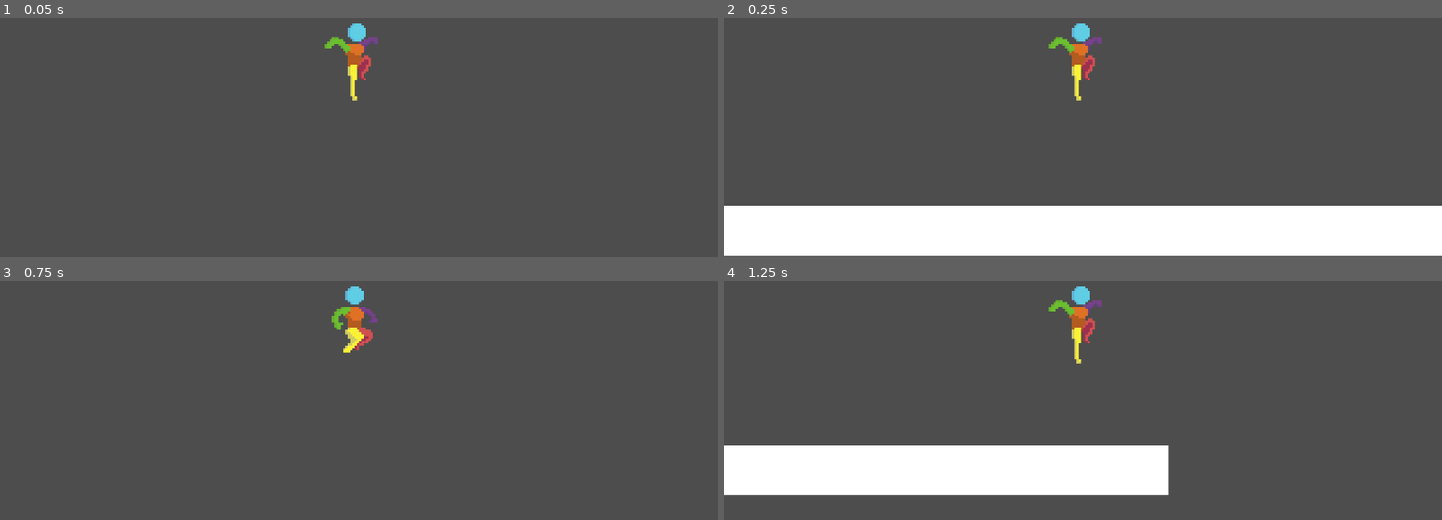
Above: before the commit, frames 1-4 (two rows, left to right).
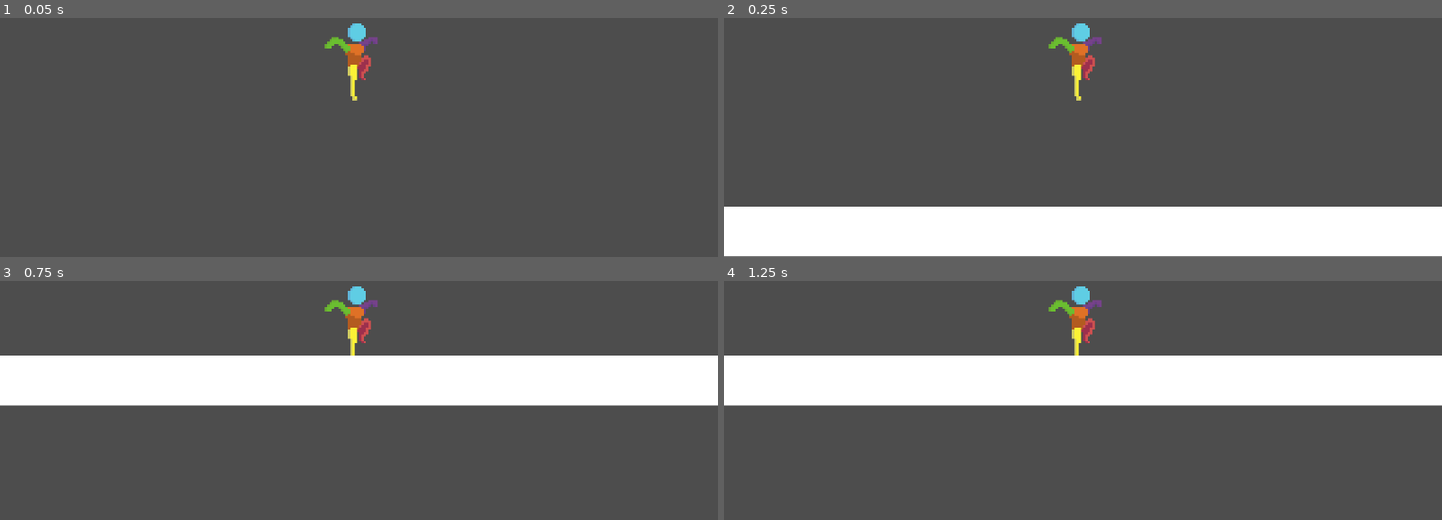
Above: after the commit, the same moments.

Repository: DseaKu/sky-miner
Game: Godot game, scene res://levels/world.tscn
Same seed, same stepped clock (60 frames per second), same inputs: the game is played once before the commit and once after it.
Inputs:
- Up to frame 1 (0.05 s): no input
- Up to frame 2 (0.25 s): no input
- Up to frame 3 (0.75 s): tap Enter (ui_accept) at 0.5, 0.6 s; hold Right (right) from 0.53 s (still down)
- Up to frame 4 (1.25 s): keep holding Right (right); tap Enter (ui_accept) at 0.77, 1.07 s

Frame 1 is identical in both runs. In frame 2, 1.1% of the frame differs, in the area x 0-100%, y 78-100%; in frame 3, 22%; in frame 4, 34%, in the area x 0-100%, y 31-90%.

Commit message:
add states

Diff:
--- a/entities/player/character_body_2d.gd
+++ b/entities/player/character_body_2d.gd
@@ -7,38 +7,6 @@
 @onready var sprite = $Sprite2D
 @onready var state_machine = $StateMachine
 
-func _physics_process(delta: float) -> void:
-	# Add the gravity.
-	if not is_on_floor():
-		velocity += get_gravity() * delta
-
-	# Handle jump.
-	if Input.is_action_just_pressed("ui_accept") and is_on_floor():
-		velocity.y = JUMP_VELOCITY
-
-	# Get the input direction and handle the movement/deceleration.
-	var direction := Input.get_axis("left", "right")
-	if direction:
-		velocity.x = direction * SPEED
-	else:
-		velocity.x = move_toward(velocity.x, 0, SPEED)
-
-	# --- Mirror Sprite ---
-	if direction >0:
-		sprite.flip_h = false
-	elif direction < 0:
-		sprite.flip_h = true
-
-	# --- Animation Handling ---
-	if is_on_floor():
-		if direction == 0:
-			animation_player.play("idle")
-		else:
-			animation_player.play("run")
-	else:
-		if velocity.y < 0:
-			animation_player.play("jump")
-		else:
-			animation_player.play("fall")
-
-	move_and_slide()
+func _physics_process(_delta: float) -> void:
+	# All physics and animations are now handled by the StateMachine's child states.
+	pass
--- a/entities/player/player.tscn
+++ b/entities/player/player.tscn
@@ -1,9 +1,15 @@
-[gd_scene load_steps=12 format=3 uid="uid://dq8hrsp5t7qm1"]
+[gd_scene load_steps=19 format=3 uid="uid://dq8hrsp5t7qm1"]
 
 [ext_resource type="Script" uid="uid://byedp8rmuicjy" path="res://entities/player/character_body_2d.gd" id="1_abrql"]
 [ext_resource type="Texture2D" uid="uid://ceafx430ccaf1" path="res://entities/player/assets/player jump 48x48.png" id="2_bls4j"]
 [ext_resource type="Texture2D" uid="uid://bq3hrll2uf7qr" path="res://entities/player/assets/player idle 48x48.png" id="2_sglur"]
 [ext_resource type="Texture2D" uid="uid://8v31mou5isyv" path="res://entities/player/assets/player run 48x48.png" id="3_bls4j"]
+[ext_resource type="Script" uid="uid://yrkc51mm3cw0" path="res://scripts/state_machine.gd" id="4_state_machine"]
+[ext_resource type="Script" uid="uid://vq1wcuwuojah" path="res://entities/player/states/idle.gd" id="5_idle"]
+[ext_resource type="Texture2D" uid="uid://cvl3qdtl166l3" path="res://entities/player/assets/player land 48x48.png" id="5_wvtmh"]
+[ext_resource type="Script" uid="uid://bl0flyjumqb3j" path="res://entities/player/states/run.gd" id="6_run"]
+[ext_resource type="Script" uid="uid://bhs27tow2mn" path="res://entities/player/states/jump.gd" id="7_jump"]
+[ext_resource type="Script" uid="uid://chc2nax0irm0a" path="res://entities/player/states/fall.gd" id="8_fall"]
 
 [sub_resource type="CapsuleShape2D" id="CapsuleShape2D_sfv1e"]
 height = 26.0
@@ -45,6 +51,46 @@
 "transitions": PackedFloat32Array(1),
 "update": 1,
 "values": [0]
+}
+
+[sub_resource type="Animation" id="Animation_qiwj3"]
+resource_name = "fall"
+length = 0.2
+tracks/0/type = "value"
+tracks/0/imported = false
+tracks/0/enabled = true
+tracks/0/path = NodePath("Sprite2D:texture")
+tracks/0/interp = 1
+tracks/0/loop_wrap = true
+tracks/0/keys = {
+"times": PackedFloat32Array(0),
+"transitions": PackedFloat32Array(1),
+"update": 1,
+"values": [ExtResource("2_bls4j")]
+}
+tracks/1/type = "value"
+tracks/1/imported = false
+tracks/1/enabled = true
+tracks/1/path = NodePath("Sprite2D:hframes")
+tracks/1/interp = 1
+tracks/1/loop_wrap = true
+tracks/1/keys = {
+"times": PackedFloat32Array(0),
+"transitions": PackedFloat32Array(1),
+"update": 1,
+"values": [6]
+}
+tracks/2/type = "value"
+tracks/2/imported = false
+tracks/2/enabled = true
+tracks/2/path = NodePath("Sprite2D:frame")
+tracks/2/interp = 1
+tracks/2/loop_wrap = true
+tracks/2/keys = {
+"times": PackedFloat32Array(0),
+"transitions": PackedFloat32Array(1),
+"update": 1,
+"values": [5]
 }
 
 [sub_resource type="Animation" id="Animation_abrql"]
@@ -91,7 +137,6 @@
 [sub_resource type="Animation" id="Animation_fkugw"]
 resource_name = "jump"
 length = 0.4
-loop_mode = 1
 tracks/0/type = "value"
 tracks/0/imported = false
 tracks/0/enabled = true
@@ -111,7 +156,7 @@
 tracks/1/interp = 1
 tracks/1/loop_wrap = true
 tracks/1/keys = {
-"times": PackedFloat32Array(0, 0.1, 0.2, 0.3),
+"times": PackedFloat32Array(-0.06666667, 0.1, 0.2, 0.3),
 "transitions": PackedFloat32Array(1, 1, 1, 1),
 "update": 1,
 "values": [0, 1, 2, 3]
@@ -170,9 +215,9 @@
 "values": [0, 1, 2, 3, 4, 5, 6]
 }
 
-[sub_resource type="Animation" id="Animation_qiwj3"]
-resource_name = "fall"
-length = 0.2
+[sub_resource type="Animation" id="Animation_7thud"]
+resource_name = "land"
+length = 0.8
 tracks/0/type = "value"
 tracks/0/imported = false
 tracks/0/enabled = true
@@ -183,7 +228,7 @@
 "times": PackedFloat32Array(0),
 "transitions": PackedFloat32Array(1),
 "update": 1,
-"values": [ExtResource("2_bls4j")]
+"values": [ExtResource("5_wvtmh")]
 }
 tracks/1/type = "value"
 tracks/1/imported = false
@@ -195,7 +240,7 @@
 "times": PackedFloat32Array(0),
 "transitions": PackedFloat32Array(1),
 "update": 1,
-"values": [6]
+"values": [9]
 }
 tracks/2/type = "value"
 tracks/2/imported = false
@@ -204,10 +249,10 @@
 tracks/2/interp = 1
 tracks/2/loop_wrap = true
 tracks/2/keys = {
-"times": PackedFloat32Array(0),
-"transitions": PackedFloat32Array(1),
-"update": 1,
-"values": [5]
+"times": PackedFloat32Array(0, 0.13333334, 0.23333335, 0.33333337, 0.43333334, 0.53333336, 0.6333334, 0.73333335),
+"transitions": PackedFloat32Array(1, 1, 1, 1, 1, 1, 1, 1),
+"update": 1,
+"values": [0, 1, 2, 3, 4, 5, 6, 7]
 }
 
 [sub_resource type="AnimationLibrary" id="AnimationLibrary_bls4j"]
@@ -216,6 +261,7 @@
 &"fall": SubResource("Animation_qiwj3"),
 &"idle": SubResource("Animation_abrql"),
 &"jump": SubResource("Animation_fkugw"),
+&"land": SubResource("Animation_7thud"),
 &"run": SubResource("Animation_bls4j")
 }
 
@@ -241,3 +287,19 @@
 
 [node name="Camera2D" type="Camera2D" parent="CharacterBody2D"]
 zoom = Vector2(4, 4)
+
+[node name="StateMachine" type="Node" parent="CharacterBody2D" node_paths=PackedStringArray("initial_state")]
+script = ExtResource("4_state_machine")
+initial_state = NodePath("Idle")
+
+[node name="Idle" type="Node" parent="CharacterBody2D/StateMachine"]
+script = ExtResource("5_idle")
+
+[node name="Run" type="Node" parent="CharacterBody2D/StateMachine"]
+script = ExtResource("6_run")
+
+[node name="Jump" type="Node" parent="CharacterBody2D/StateMachine"]
+script = ExtResource("7_jump")
+
+[node name="Fall" type="Node" parent="CharacterBody2D/StateMachine"]
+script = ExtResource("8_fall")
--- /dev/null
+++ b/entities/player/states/fall.gd
@@ -0,0 +1,17 @@
+extends PlayerState
+
+func enter():
+	actor.animation_player.play("fall")
+
+func update(delta: float):
+	handle_gravity(delta)
+
+	var direction := Input.get_axis("left", "right")
+	handle_flipping(direction)
+	actor.velocity.x = direction * actor.SPEED
+
+	if actor.is_on_floor():
+		actor.state_machine.transition_to("land")
+		return
+
+	actor.move_and_slide()
--- /dev/null
+++ b/entities/player/states/idle.gd
@@ -0,0 +1,24 @@
+extends PlayerState
+
+func enter():
+	actor.animation_player.play("idle")
+
+func update(delta: float):
+	handle_gravity(delta)
+
+	if Input.is_action_just_pressed("ui_accept") and actor.is_on_floor():
+		actor.state_machine.transition_to("jump")
+		return
+
+	var direction := Input.get_axis("left", "right")
+	if direction != 0:
+		actor.state_machine.transition_to("run")
+		return
+
+	actor.velocity.x = move_toward(actor.velocity.x, 0, actor.SPEED)
+
+	if not actor.is_on_floor() and actor.velocity.y > 0:
+		actor.state_machine.transition_to("fall")
+		return
+
+	actor.move_and_slide()
--- /dev/null
+++ b/entities/player/states/jump.gd
@@ -0,0 +1,18 @@
+extends PlayerState
+
+func enter():
+	actor.animation_player.play("jump")
+	actor.velocity.y = actor.JUMP_VELOCITY
+
+func update(delta: float):
+	handle_gravity(delta)
+
+	var direction := Input.get_axis("left", "right")
+	handle_flipping(direction)
+	actor.velocity.x = direction * actor.SPEED
+
+	if actor.velocity.y >= 0:
+		actor.state_machine.transition_to("fall")
+		return
+
+	actor.move_and_slide()
--- /dev/null
+++ b/entities/player/states/land.gd
@@ -0,0 +1,16 @@
+extends PlayerState
+
+func enter():
+	actor.animation_player.play("land")
+
+
+func update(delta: float):
+	handle_gravity(delta)
+	var direction := Input.get_axis("left","right")
+	handle_flipping(direction)
+
+	if not actor.animation_player.is_playing():
+		actor.state_machine.transition_to("idle")
+		return
+
+	actor.move_and_slide()
--- /dev/null
+++ b/entities/player/states/player_state.gd
@@ -0,0 +1,12 @@
+class_name PlayerState
+extends State
+
+func handle_gravity(delta: float):
+	if not actor.is_on_floor():
+		actor.velocity += actor.get_gravity() * delta
+
+func handle_flipping(direction: float):
+	if direction > 0:
+		actor.sprite.flip_h = false
+	elif direction < 0:
+		actor.sprite.flip_h = true
--- /dev/null
+++ b/entities/player/states/run.gd
@@ -0,0 +1,25 @@
+extends PlayerState
+
+func enter():
+	actor.animation_player.play("run")
+
+func update(delta: float):
+	handle_gravity(delta)
+
+	if Input.is_action_just_pressed("ui_accept") and actor.is_on_floor():
+		actor.state_machine.transition_to("jump")
+		return
+
+	var direction := Input.get_axis("left", "right")
+	if direction == 0:
+		actor.state_machine.transition_to("idle")
+		return
+
+	handle_flipping(direction)
+	actor.velocity.x = direction * actor.SPEED
+
+	if not actor.is_on_floor() and actor.velocity.y > 0:
+		actor.state_machine.transition_to("fall")
+		return
+
+	actor.move_and_slide()
--- a/scripts/state_machine.gd
+++ b/scripts/state_machine.gd
@@ -6,6 +6,7 @@
 var states: Dictionary = {}
 
 func _ready():
+    await get_parent().ready
     for child in get_children():
         if child is State:
             states[child.name.to_lower()] = child
Binary file added: entities/player/assets/player land 48x48.png
Not shown, added: entities/player/assets/player land 48x48.png.import
Not shown, added: entities/player/states/fall.gd.uid
Not shown, added: entities/player/states/idle.gd.uid
Not shown, added: entities/player/states/jump.gd.uid
Not shown, added: entities/player/states/land.gd.uid
Not shown, added: entities/player/states/player_state.gd.uid
Not shown, added: entities/player/states/run.gd.uid
